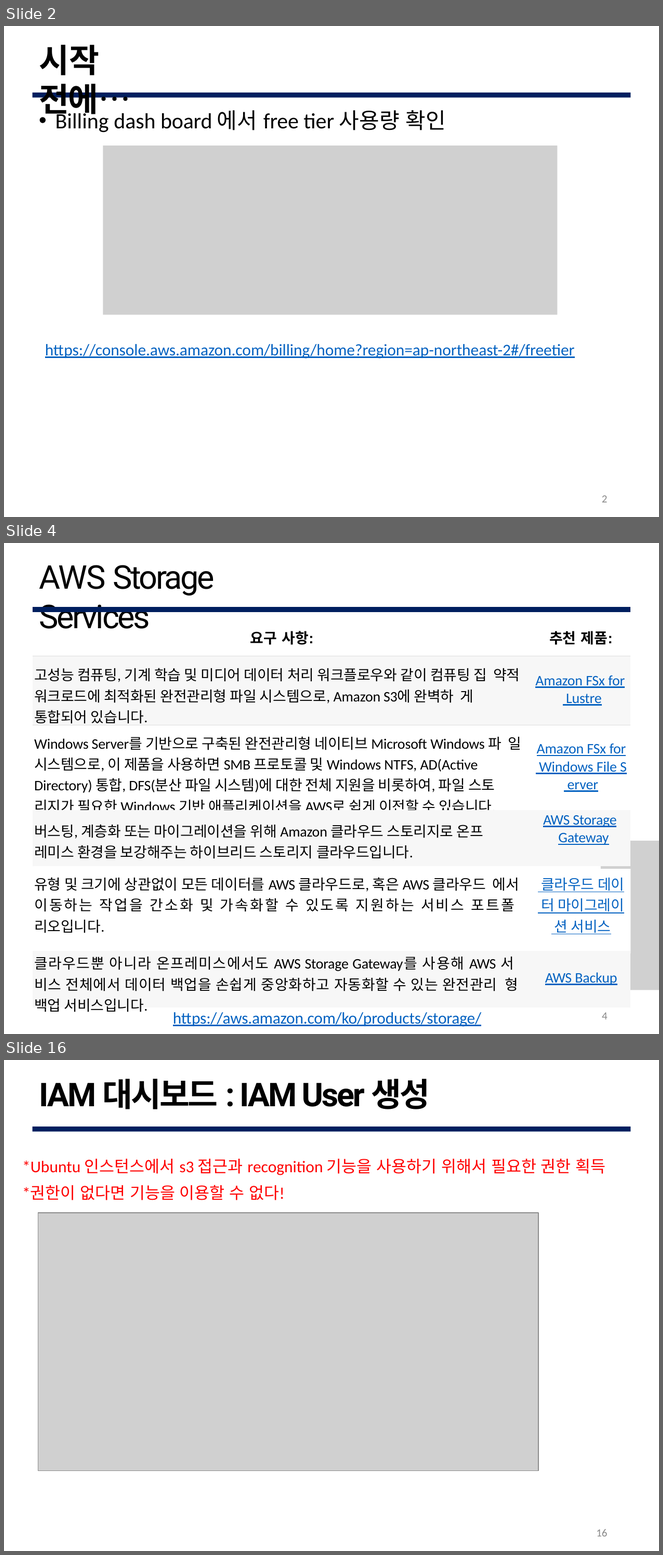
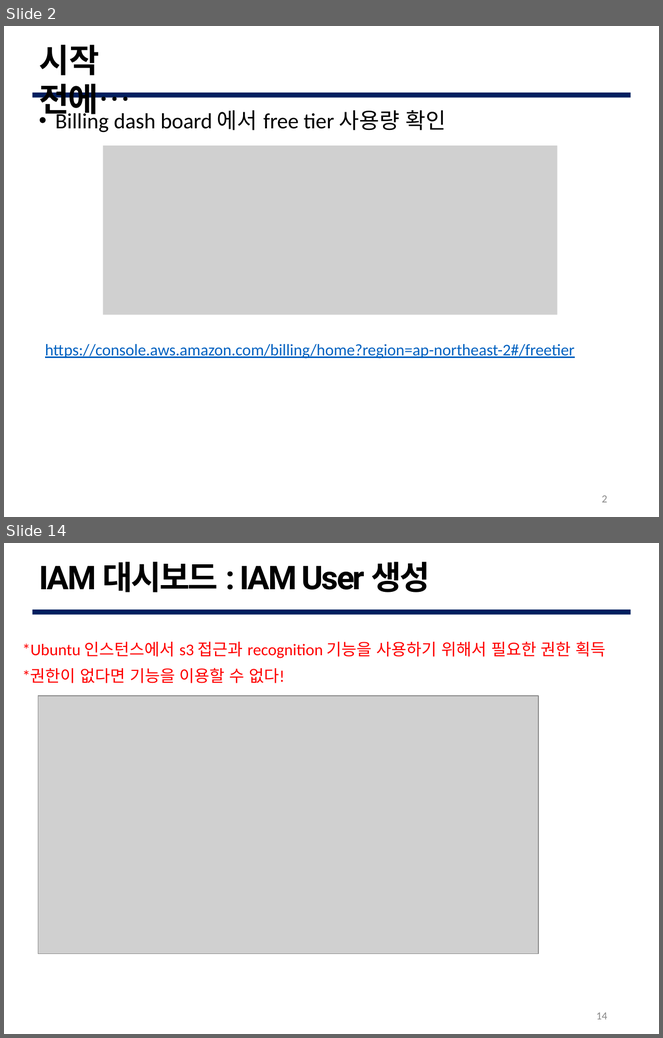
Before and after one commit to G0DCH/AWS_Rekognition_Slide, a slide deck: ppt/AWS Rekognition Slide.pptx. Shown one above the other, each under a label of ours: slides 2, 4 and 16 before the commit, slides 2 and 14 after it; the slides between them are not shown. The pictures are 663x1555 and 663x1038 pixels, drawn with LibreOffice and Linux fonts; fonts in the diff are those of the drawing; grey boxes stand for pictures; background and template pictures are left out. Boxes give left, top, right and bottom in pixels: in the first picture for what was removed or moved away, otherwise in the second. Text is boxed around its words. In the diff, an @@ line names an element or a change of style, - is before the commit and + after.

```diff
--- a/ppt/AWS Rekognition Slide.pptx
+++ b/ppt/AWS Rekognition Slide.pptx
@@ slide 4 removed at <box>4,543,659,1034</box>, background #FFFFFF @@
@@ title removed at <box>39,565,215,629</box> @@
-AWS Storage Services
@@ table removed at <box>32,610,631,1015</box>, 6 rows, 2 columns @@
-요구 사항: | 추천 제품:
-고성능 컴퓨팅, 기계 학습 및 미디어 데이터 처리 워크플로우와 같이 컴퓨팅 집 약적 워크로드에 최적화된 완전관리형 파일 시스템으로, Amazon S3에 완벽하 게 통합되어 있습니다. | Amazon FSx for Lustre
-Windows Server를 기반으로 구축된 완전관리형 네이티브 Microsoft Windows 파 일 시스템으로, 이 제품을 사용하면 SMB 프로토콜 및 Windows NTFS, AD(Active Directory) 통합, DFS(분산 파일 시스템)에 대한 전체 지원을 비롯하여, 파일 스토 리지가 필요한 Windows 기반 애플리케이션을 AWS로 쉽게 이전할 수 있습니다. | Amazon FSx for Windows File S erver
-버스팅, 계층화 또는 마이그레이션을 위해 Amazon 클라우드 스토리지로 온프 레미스 환경을 보강해주는 하이브리드 스토리지 클라우드입니다. | AWS Storage Gateway
-유형 및 크기에 상관없이 모든 데이터를 AWS 클라우드로, 혹은 AWS 클라우드 에서 이동하는 작업을 간소화 및 가속화할 수 있도록 지원하는 서비스 포트폴 리오입니다. | 클라우드 데이 / 터 마이그레이 / 션 서비스
-클라우드뿐 아니라 온프레미스에서도 AWS Storage Gateway를 사용해 AWS 서 비스 전체에서 데이터 백업을 손쉽게 중앙화하고 자동화할 수 있는 완전관리 형 백업 서비스입니다. | AWS Backup
@@ picture removed at <box>601,841,659,991</box> @@
@@ freeform shape removed at <box>531,869,631,954</box> @@
@@ text removed at <box>173,1013,481,1027</box> @@
-https://aws.amazon.com/ko/products/storage/
@@ page number removed at <box>602,1013,608,1020</box> @@
-4
@@ what was slide 16 is now slide 14 @@
@@ page number at <box>596,1013,607,1020</box>: text changed @@
-16
+14
```
Also in this commit, not shown: 4 slides changed, 9 slides added, 10 other slides removed.
